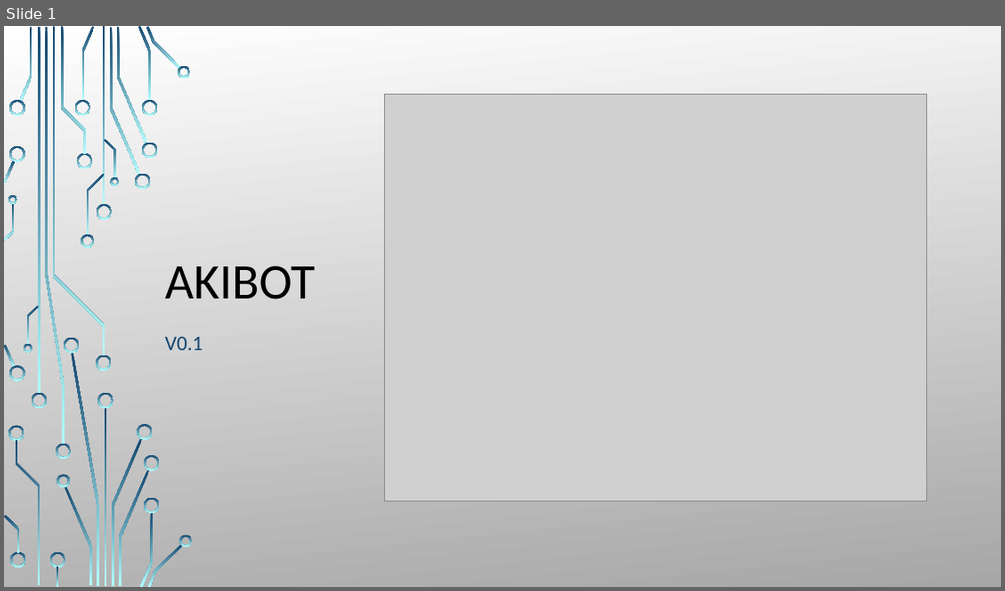
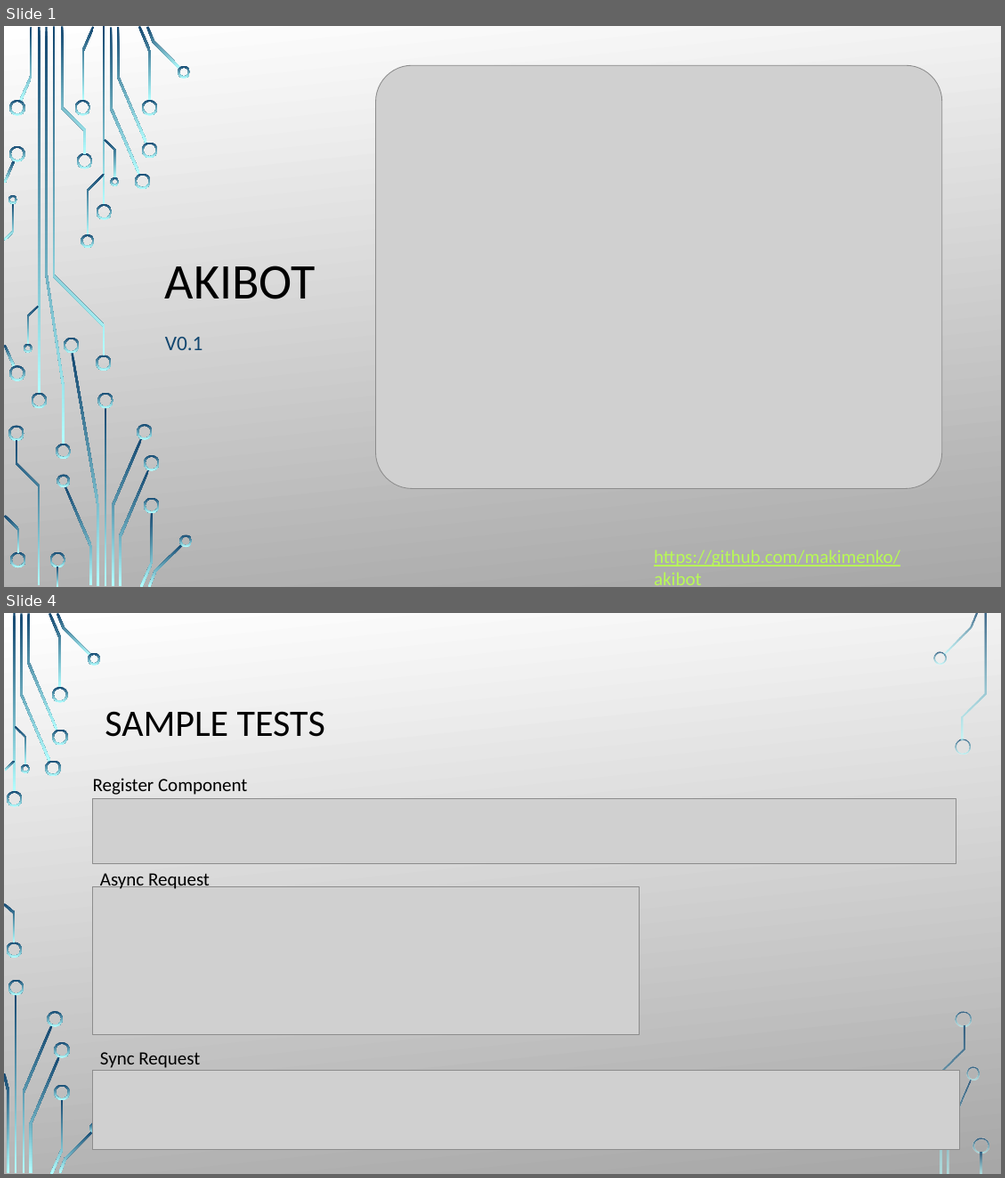
Before and after one commit to makimenko/akibot, a slide deck: AkiBot.pptx. Shown one above the other, each under a label of ours: slide 1 before the commit, slides 1 and 4 after it; the slides between them are not shown. The pictures are 1005x591 and 1005x1178 pixels, drawn with LibreOffice and Linux fonts; fonts in the diff are those of the drawing; grey boxes stand for pictures; background and template pictures are left out. Boxes give left, top, right and bottom in pixels: in the first picture for what was removed or moved away, otherwise in the second. Text is boxed around its words. In the diff, an @@ line names an element or a change of style, - is before the commit and + after.

```diff
--- a/AkiBot.pptx
+++ b/AkiBot.pptx
@@ slide 4 added at <box>4,613,1001,1174</box>, background picture (left out) @@
@@ title added at <box>105,711,325,737</box>, 36 pt, text #000000 @@
+SAMPLE TESTS
@@ picture added at <box>93,798,956,864</box> @@
@@ text added at <box>93,778,247,795</box>, 18 pt, text #000000 @@
+Register Component
@@ text added at <box>100,873,210,889</box>, 18 pt, text #000000 @@
+Async Request
@@ picture added at <box>93,887,639,1035</box> @@
@@ text added at <box>100,1052,200,1070</box>, 18 pt, text #000000 @@
+Sync Request
@@ picture added at <box>93,1070,960,1149</box> @@
@@ group added at <box>4,613,989,1174</box>: 33 freeform shapes, 3 rectangles @@
@@ slide 1 changed as well @@
@@ picture: place and size @@
-picture at <box>385,94,927,501</box>
+picture at <box>376,66,942,489</box>
@@ text added at <box>654,549,900,585</box>, 18 pt, text #B8FA56, underline @@
+https://github.com/makimenko/akibot
```
Also in this commit, not shown: 2 other slides added, 2 slides removed, 1 other file.
